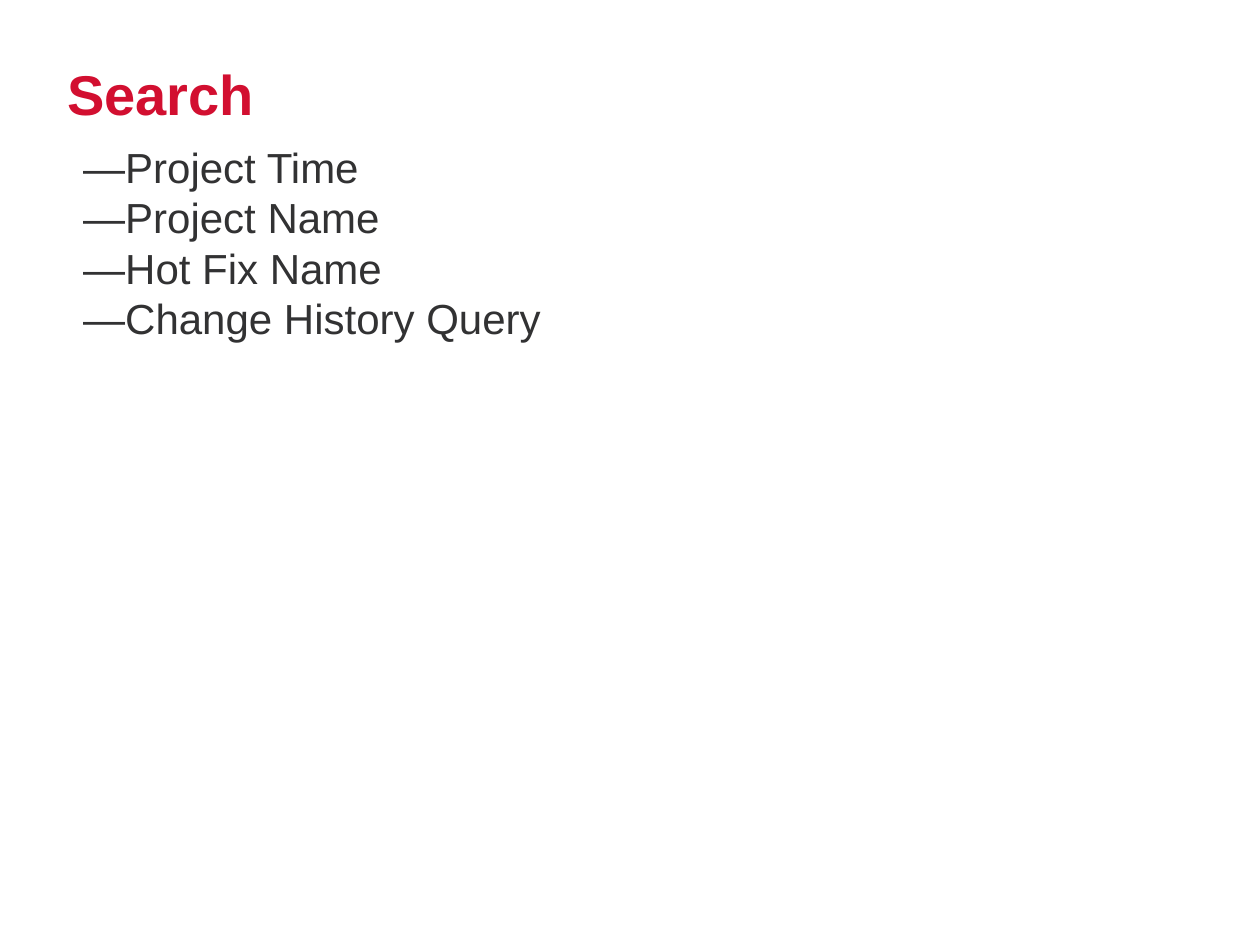
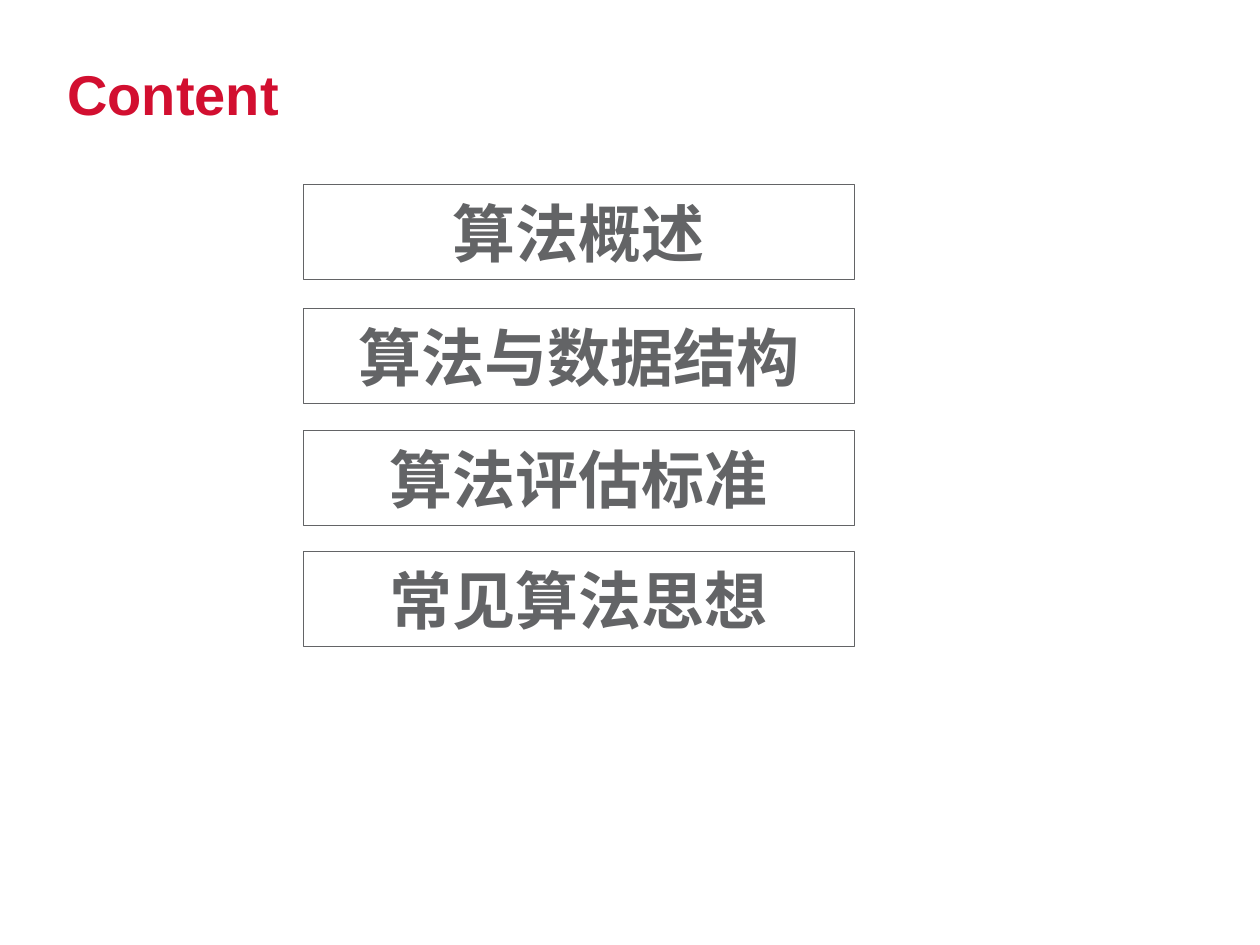
Before and after one commit to SherlockGn/documents, a slide deck: slide 2 of trendmicro template.pptx. Drawn at 1260x945 pixels with LibreOffice and Linux fonts; fonts in the diff are those of the drawing; background and template pictures are left out. Boxes give left, top, right and bottom in pixels: in the first picture for what was removed or moved away, otherwise in the second. Text is boxed around its words. In the diff, an @@ line names an element or a change of style, - is before the commit and + after.

```diff
--- a/trendmicro template.pptx
+++ b/trendmicro template.pptx
@@ title at bbox=[67, 76, 278, 116]: text changed @@
-Search
+Content
@@ text removed at bbox=[83, 152, 540, 343] @@
-—Project Time
-—Project Name
-—Hot Fix Name
-—Change History Query
@@ rectangle added at bbox=[304, 184, 856, 278], fill #FFFFFF, outline #636466 0.5 pt, 36 pt, text #636466, bold @@
+算法概述
@@ rectangle added at bbox=[304, 309, 856, 403], fill #FFFFFF, outline #636466 0.5 pt, 36 pt, text #636466, bold @@
+算法与数据结构
@@ rectangle added at bbox=[304, 431, 856, 525], fill #FFFFFF, outline #636466 0.5 pt, 36 pt, text #636466, bold @@
+算法评估标准
@@ rectangle added at bbox=[304, 552, 856, 646], fill #FFFFFF, outline #636466 0.5 pt, 36 pt, text #636466, bold @@
+常见算法思想
```
Also in this commit, not shown: 10 slides added, 3 other files.
